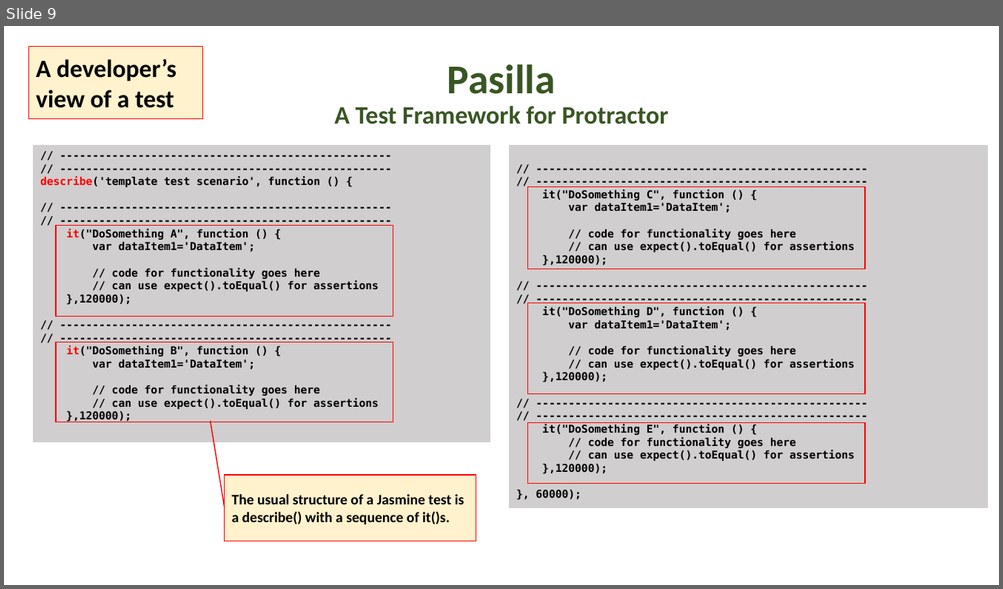
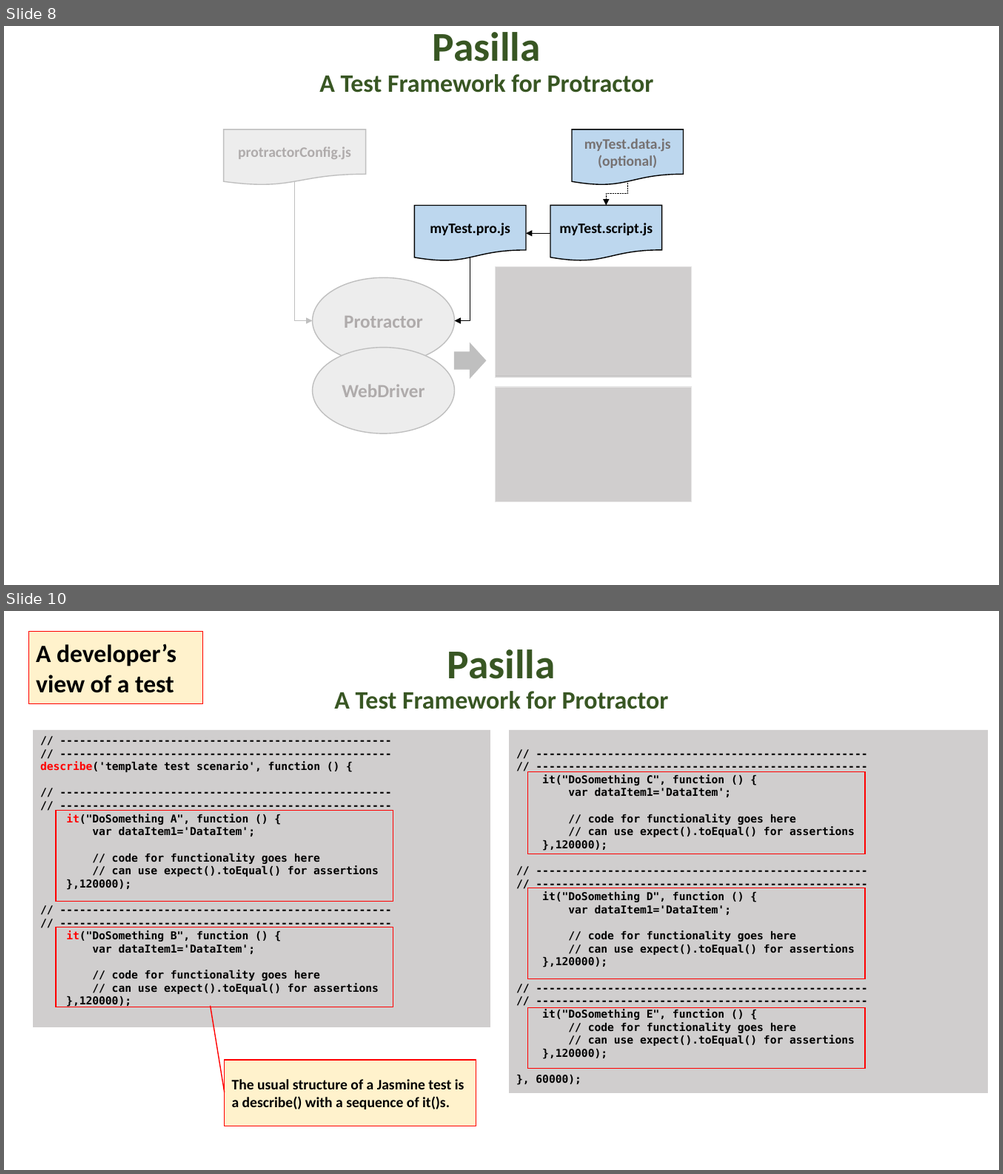
Before and after one commit to anatar02/pasilla, a slide deck: documentation/PasillaAKeywordDrivenTestFrameworkForProtractor.pptx. Shown one above the other, each under a label of ours: slide 9 before the commit, slides 8 and 10 after it; the slides between them are not shown. The pictures are 1003x589 and 1003x1174 pixels, drawn with LibreOffice and Linux fonts; fonts in the diff are those of the drawing; grey boxes stand for pictures; background and template pictures are left out. Boxes give left, top, right and bottom in pixels: in the first picture for what was removed or moved away, otherwise in the second. Text is boxed around its words. In the diff, an @@ line names an element or a change of style, - is before the commit and + after.

```diff
--- a/documentation/PasillaAKeywordDrivenTestFrameworkForProtractor.pptx
+++ b/documentation/PasillaAKeywordDrivenTestFrameworkForProtractor.pptx
@@ slide 8 added at [4, 26, 999, 585], background #FFFFFF @@
@@ title added at [319, 32, 654, 93], 24.3 pt, text #385723, bold @@
+Pasilla
+A Test Framework for Protractor
@@ flow chart document added at [223, 130, 365, 186], fill #EDEDED, outline #BFBFBF 1 pt, 14 pt, text #AFABAB, bold @@
+protractorConfig.js
@@ flow chart document added at [572, 130, 683, 186], fill #BDD7EE, outline #000000 1 pt, 14 pt, text #767171, bold @@
+myTest.data.js
+(optional)
@@ elbow arrow added from (295, 182) to (312, 321), #BFBFBF 0.5 pt @@
@@ elbow arrow added from (628, 182) to (606, 206), #000000 0.5 pt dashed @@
@@ flow chart document added at [415, 206, 526, 262], fill #BDD7EE, outline #000000 1 pt, 14 pt, text #000000, bold @@
+myTest.pro.js
@@ flow chart document added at [550, 206, 661, 262], fill #BDD7EE, outline #000000 1 pt, 14 pt, text #000000, bold @@
+myTest.script.js
@@ elbow arrow added from (550, 233) to (526, 233), #000000 0.5 pt @@
@@ elbow arrow added from (470, 258) to (455, 321), #000000 0.5 pt @@
@@ picture added at [495, 267, 691, 377] @@
@@ rectangle added at [495, 267, 691, 378], fill #D0CECE at 75% opacity, outline #E7E6E6 1 pt @@
@@ ellipse added at [312, 278, 454, 365], fill #EDEDED, outline #BFBFBF 1 pt, 18 pt, text #AFABAB, bold @@
+Protractor
@@ ellipse added at [312, 348, 454, 434], fill #EDEDED, outline #BFBFBF 1 pt, 18 pt, text #AFABAB, bold @@
+WebDriver
@@ right arrow added at [455, 344, 486, 378], fill #BFBFBF, outline #BFBFBF 1 pt @@
@@ picture added at [495, 387, 691, 502] @@
@@ rectangle added at [495, 387, 691, 502], fill #D0CECE at 75% opacity, outline #E7E6E6 1 pt @@
@@ what was slide 9 is now slide 10 @@
```
Also in this commit, not shown: 3 slides changed, 6 other files.
